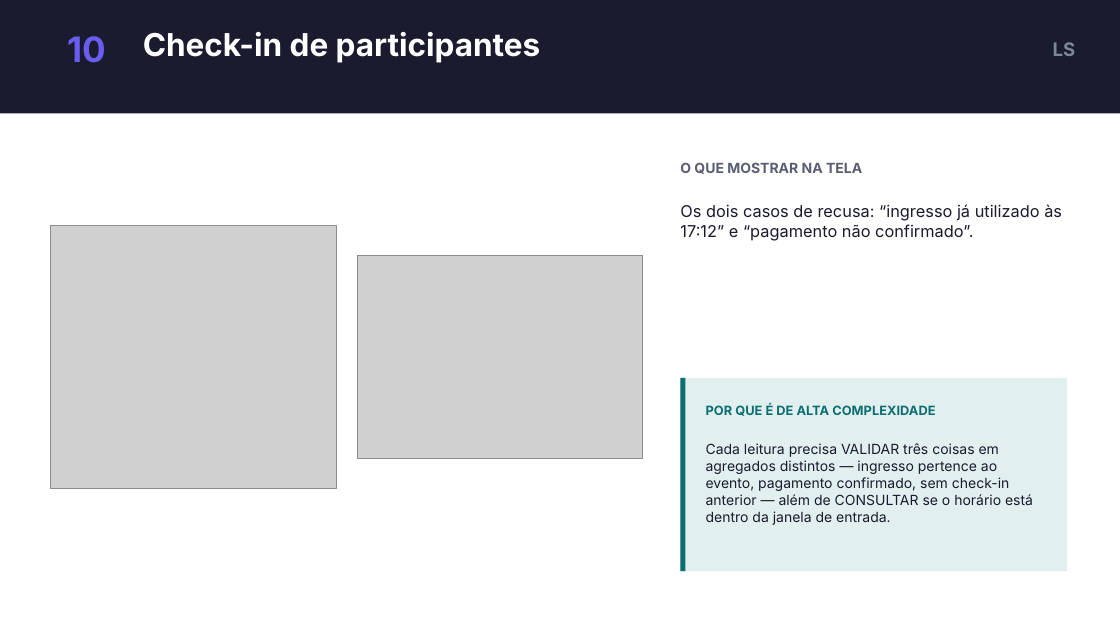
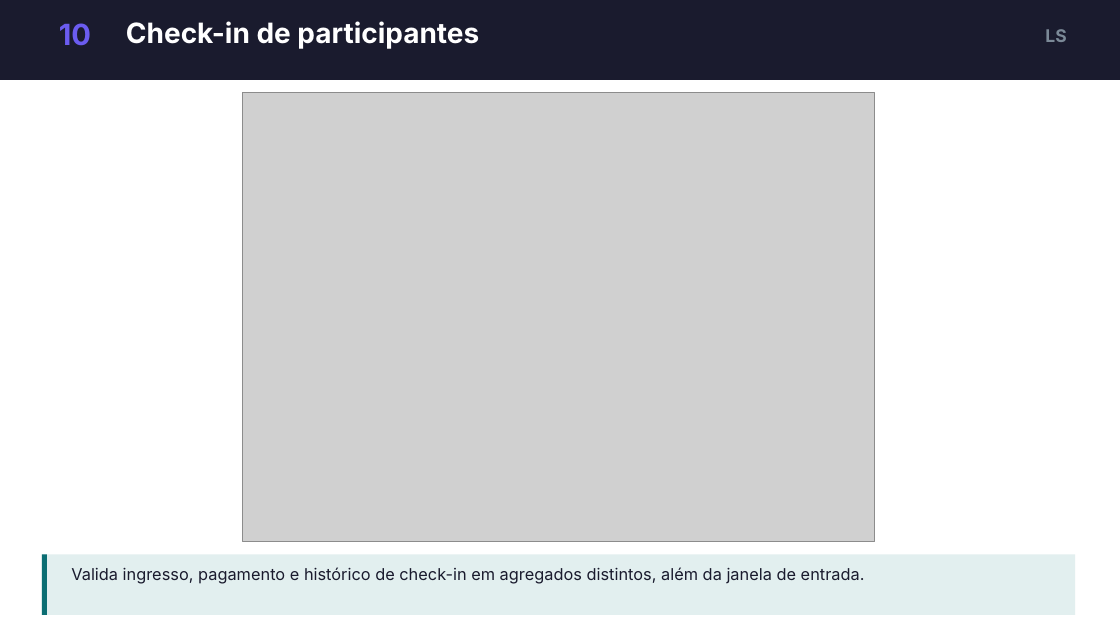
Before and after one commit to dudumalheiros/BilhetePass, a slide deck: slide 15 of docs/slides/BilhetePass-apresentacao.pptx (slide 14 before the commit). Drawn at 1120x630 pixels with LibreOffice and Linux fonts; fonts in the diff are those of the drawing; grey boxes stand for pictures. Boxes give left, top, right and bottom in pixels: in the first picture for what was removed or moved away, otherwise in the second. Text is boxed around its words. In the diff, an @@ line names an element or a change of style, - is before the commit and + after.

Commit message:
Aumenta as telas nos slides e move o detalhamento para as notas do apresentador

```diff
--- a/docs/slides/BilhetePass-apresentacao.pptx
+++ b/docs/slides/BilhetePass-apresentacao.pptx
@@ rectangle: place and size @@
-rectangle at [0, 0, 1120, 113]
+rectangle at [0, 0, 1120, 80]
@@ text "10": place and size @@
-text "10" at [67, 36, 106, 63]
+text "10" at [59, 23, 91, 46]
@@ text "10" at [59, 23, 91, 46]: size 30 to 25 pt @@
@@ text "Check-in de participantes": place and size @@
-text "Check-in de participantes" at [143, 32, 541, 63]
+text "Check-in de participantes" at [126, 21, 479, 49]
@@ text "Check-in de participantes" at [126, 21, 479, 49]: size 27 to 24 pt @@
@@ text "LS": place and size @@
-text "LS" at [1053, 42, 1076, 56]
+text "LS" at [1045, 29, 1066, 42]
@@ text "LS" at [1045, 29, 1066, 42]: size 16 to 15 pt @@
@@ picture: place and size @@
-picture at [357, 255, 643, 459]
+picture at [243, 92, 875, 542]
@@ text removed at [680, 162, 862, 174] @@
-O QUE MOSTRAR NA TELA
@@ text removed at [680, 204, 1062, 241] @@
-Os dois casos de recusa: “ingresso já utilizado às 17:12” e “pagamento não confirmado”.
@@ picture removed at [50, 225, 336, 489] @@
@@ rectangle removed at [681, 378, 1067, 571] @@
@@ rectangle removed at [681, 378, 686, 571] @@
@@ text removed at [706, 405, 935, 416] @@
-POR QUE É DE ALTA COMPLEXIDADE
@@ text removed at [706, 443, 1033, 525] @@
-Cada leitura precisa VALIDAR três coisas em agregados distintos — ingresso pertence ao evento, pagamento confirmado, sem check-in anterior — além de CONSULTAR se o horário está dentro da janela de entrada.
@@ rectangle added at [42, 555, 1075, 615], fill #E2EFEF @@
@@ rectangle added at [42, 555, 47, 615], fill #0B6E73 @@
@@ text added at [71, 567, 865, 584], 14 pt, text #1A1B2E @@
+Valida ingresso, pagamento e histórico de check-in em agregados distintos, além da janela de entrada.
```
Also in this commit, not shown: 3 other slides changed, 7 slides added, 6 slides removed.
